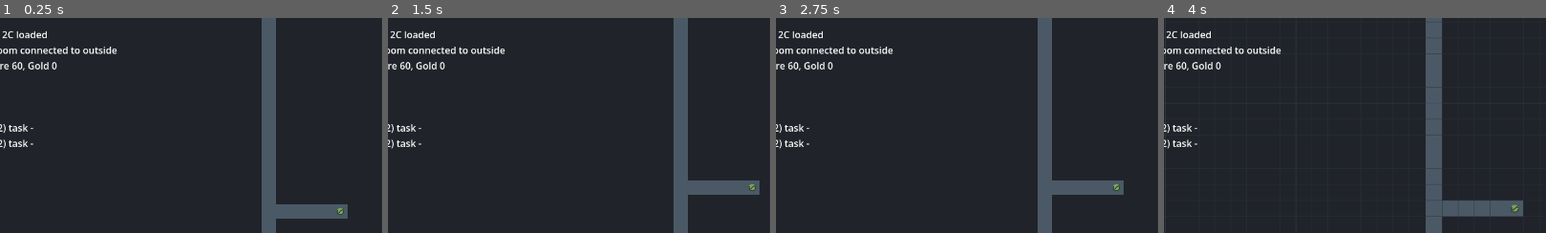
Above: before the commit, frames 1-4 (left to right).
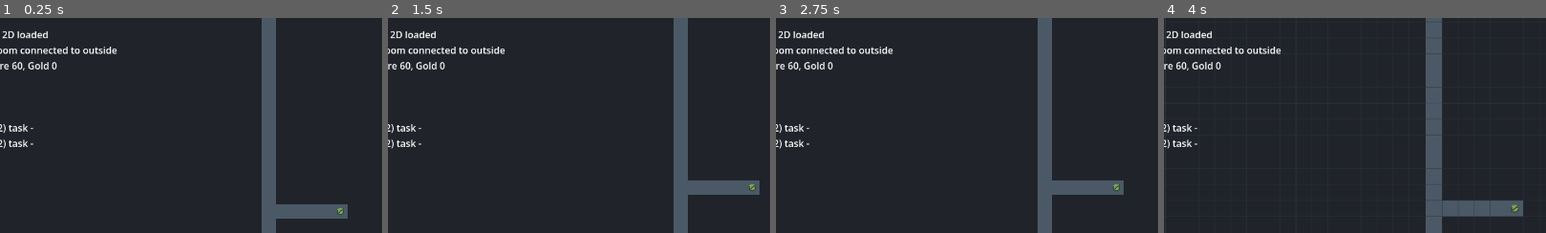
Above: after the commit, the same moments.

Repository: Servovicis/KrebelsKeep
Game: Godot game, scene res://scenes/main/Main.tscn
Two runs of this game, one before a commit and one after it. Both use one fixed random seed, a clock stepped at 60 frames per second and the inputs below.
Inputs (mouse positions are % of the whole screen's width and height, from its top left):
- Up to frame 1 (0.25 s): no input
- Up to frame 2 (1.5 s): tap Enter at 0.5 s; move the mouse to (72, 45) at 0.52 s; tap S (camera_down) at 0.6 s; tap H (tool_build_workshop) at 0.77 s; tap Space at 1.25 s; move the mouse to (30, 55) at 1.27 s; tap A (camera_left) at 1.35 s
- Up to frame 3 (2.75 s): tap H (tool_build_workshop) at 1.52 s; tap Enter at 2 s; move the mouse to (60, 28) at 2.02 s; tap D (camera_right) at 2.1 s
- Up to frame 4 (4 s): tap Space at 2.75 s; move the mouse to (45, 70) at 2.77 s; tap W (camera_up) at 2.85 s; tap H (tool_build_workshop) at 3.02, 3.77 s; tap Enter at 3.5 s; move the mouse to (80, 65) at 3.52 s; hold Mouse wheel up (camera_zoom_in) from 3.53 s (still down)
The pictures show only the part of the screen within x 16-66%, y 0-50%; the shares and areas given below are measured in that part.

The runs differ from the first frame. In frame 1, 0.2% of the frame differs, in the area x 2-13%, y 6-10%; in frame 2, 0.2%; in frame 3, 0.2%; in frame 4, 0.2%.

Commit message:
chore: clarify regenerating resource sources

Diff:
--- a/scenes/main/Main.tscn
+++ b/scenes/main/Main.tscn
@@ -17,4 +17,4 @@
 offset_top = 16.0
 offset_right = 720.0
 offset_bottom = 220.0
-text = "Krebel's Keep - Milestone 2B loaded"
+text = "Krebel's Keep - Milestone 2D loaded"
--- a/scripts/core/dungeon_map.gd
+++ b/scripts/core/dungeon_map.gd
@@ -21,6 +21,9 @@
 
 var size := Vector2i(WIDTH, HEIGHT)
 var tiles: Array[int] = []
+# These are permanent regenerating resource sources, despite the temporary
+# "node" API name. Future milestones should add current/max output and
+# regeneration rates instead of finite depletion.
 var resource_nodes: Array[int] = []
 var entrance_tiles: Array[Vector2i] = []
 var overlord_room: Rect2i = OVERLORD_ROOM
@@ -91,9 +94,9 @@
 func get_resource_node_display_name(position: Vector2i) -> String:
 	match get_resource_node(position):
 		ResourceNodeType.ORE:
-			return "OreNode"
+			return "Exposed Ore Source"
 		ResourceNodeType.ROOT:
-			return "RootNode"
+			return "Exposed Root Source"
 		_:
 			return ""
 
@@ -141,11 +144,17 @@
 
 
 func _place_fixed_resource_nodes() -> void:
+	# Milestone 2D exposes fixed test sources on floor so Mine/Lumberyard
+	# placement and prototype production are easy to validate. Later sources
+	# should usually be reached or exposed by digging instead of all starting
+	# pre-dug.
 	_carve_cardinal_path(Vector2i(64, 92), Vector2i(60, 92))
 	_carve_cardinal_path(Vector2i(64, 84), Vector2i(59, 84))
 	_carve_cardinal_path(Vector2i(64, 70), Vector2i(68, 70))
 	_carve_cardinal_path(Vector2i(64, 62), Vector2i(69, 62))
 
+	# Sources are permanent. Roots regrow through dungeon magic; ore-rich
+	# sources replenish as dungeon magic slowly replaces ore.
 	set_resource_node(Vector2i(60, 92), ResourceNodeType.ORE)
 	set_resource_node(Vector2i(59, 84), ResourceNodeType.ORE)
 	set_resource_node(Vector2i(68, 70), ResourceNodeType.ROOT)
--- a/scripts/core/main.gd
+++ b/scripts/core/main.gd
@@ -19,8 +19,8 @@
 const COLOR_BOUNDARY_WALL := Color("11151a")
 const COLOR_ENTRANCE := Color("c58b3d")
 const COLOR_OVERLORD_ROOM := Color("795d9a")
-const COLOR_ORE_NODE := Color("b9c3cf")
-const COLOR_ROOT_NODE := Color("7aa15f")
+const COLOR_ORE_SOURCE := Color("b9c3cf")
+const COLOR_ROOT_SOURCE := Color("7aa15f")
 const COLOR_GRID_MAJOR := Color("3b4652")
 const COLOR_GRID_MINOR := Color("2b333c")
 const COLOR_DIG_TASK := Color("d6b24a", 0.55)
@@ -38,6 +38,12 @@
 const COLOR_WORKER_BLOCKED := Color("d95f5f")
 const WORKER_SPEED_TILES_PER_SECOND := 4.0
 const DIG_WORK_REQUIRED := 2.0
+const CARDINAL_DIRECTIONS: Array[Vector2i] = [
+	Vector2i.UP,
+	Vector2i.RIGHT,
+	Vector2i.DOWN,
+	Vector2i.LEFT,
+]
 
 enum ToolMode {
 	SELECT,
@@ -76,7 +82,7 @@
 	access_valid = access_validator.is_overlord_room_connected(dungeon)
 	var access_message := "Access valid: Overlord room connected to outside" if access_valid else "Access invalid: Overlord room disconnected"
 
-	print("Krebel's Keep Milestone 2C loaded")
+	print("Krebel's Keep Milestone 2D loaded")
 	print(access_message)
 	_spawn_workers()
 	_update_debug_label()
@@ -159,7 +165,7 @@
 			var tile_position := Vector2i(x, y)
 			var tile_rect := Rect2(Vector2(tile_position * TILE_SIZE), Vector2(TILE_SIZE, TILE_SIZE))
 			draw_rect(tile_rect, _get_tile_color(tile_position), true)
-			_draw_resource_node(tile_position, tile_rect)
+			_draw_resource_source(tile_position, tile_rect)
 
 	for x in range(dungeon.size.x + 1):
 		var x_pos := x * TILE_SIZE
@@ -199,7 +205,7 @@
 		draw_circle(worker.world_position, TILE_SIZE * 0.28, Color("0b0f14"), false, 2.0)
 
 
-func _draw_resource_node(tile_position: Vector2i, tile_rect: Rect2) -> void:
+func _draw_resource_source(tile_position: Vector2i, tile_rect: Rect2) -> void:
 	match dungeon.get_resource_node(tile_position):
 		DungeonMapScript.ResourceNodeType.ORE:
 			var center := tile_rect.get_center()
@@ -210,11 +216,11 @@
 				center + Vector2(-8, 8),
 				center + Vector2(-10, -2),
 			])
-			draw_colored_polygon(points, COLOR_ORE_NODE)
+			draw_colored_polygon(points, COLOR_ORE_SOURCE)
 			draw_polyline(PackedVector2Array([points[0], points[1], points[2], points[3], points[4], points[0]]), Color("1a1d22"), 2.0)
 		DungeonMapScript.ResourceNodeType.ROOT:
 			var center := tile_rect.get_center()
-			draw_circle(center, TILE_SIZE * 0.24, COLOR_ROOT_NODE)
+			draw_circle(center, TILE_SIZE * 0.24, COLOR_ROOT_SOURCE)
 			draw_arc(center, TILE_SIZE * 0.22, -PI * 0.1, PI * 1.15, 12, Color("2f482b"), 2.0)
 			draw_line(center + Vector2(-8, 6), center + Vector2(8, -7), Color("2f482b"), 2.0)
 
@@ -265,7 +271,7 @@
 			worker_task_text,
 		])
 
-	debug_label.text = "Krebel's Keep Milestone 2C loaded\n%s\nResources: %s\nTool: %s\n%s\nTasks: %s\n%s\n%s" % [
+	debug_label.text = "Krebel's Keep Milestone 2D loaded\n%s\nResources: %s\nTool: %s\n%s\nTasks: %s\n%s\n%s" % [
 		access_message,
 		resource_manager.get_debug_text(),
 		_get_tool_name(active_tool),
@@ -470,6 +476,10 @@
 	if not definition.produces_resource:
 		return
 
+	# Temporary prototype: completed extractors passively produce resources.
+	# Future production should assign workers to travel between this building
+	# and a permanent regenerating source, gather from capped available output,
+	# return, and deposit Wood/Ore.
 	production_timers[tile_position] = 0.0
 
 
@@ -492,6 +502,9 @@
 		var timer := float(production_timers[tile_position]) + delta
 		while timer >= definition.production_interval:
 			timer -= definition.production_interval
+			# No source depletion or regeneration timer exists yet. Mine and
+			# Lumberyard output is intentionally uncapped until source max
+			# available output and regeneration rates are modeled.
 			resource_manager.add(definition.production_resource, definition.production_amount)
 			last_message = "%s produced +%d %s" % [
 				definition.display_name,
@@ -545,16 +558,26 @@
 		return "Invalid build: tile already has a construction task"
 	if _has_building_at(tile_position):
 		return "Invalid build: tile already has a building"
-	if definition.building_type == BuildingDefinitionScript.BuildingType.MINE_PLACEHOLDER and not dungeon.has_resource_node(tile_position, DungeonMapScript.ResourceNodeType.ORE):
-		return "Invalid placement: Mine requires Ore node"
-	if definition.building_type == BuildingDefinitionScript.BuildingType.LUMBERYARD_PLACEHOLDER and not dungeon.has_resource_node(tile_position, DungeonMapScript.ResourceNodeType.ROOT):
-		return "Invalid placement: Lumberyard requires Root/Timber node"
+	if dungeon.get_resource_node(tile_position) != DungeonMapScript.ResourceNodeType.NONE:
+		return "Invalid placement: source tile must remain open"
+	if definition.building_type == BuildingDefinitionScript.BuildingType.MINE_PLACEHOLDER and not _has_adjacent_resource_source(tile_position, DungeonMapScript.ResourceNodeType.ORE):
+		return "Invalid placement: Mine requires adjacent Ore source"
+	if definition.building_type == BuildingDefinitionScript.BuildingType.LUMBERYARD_PLACEHOLDER and not _has_adjacent_resource_source(tile_position, DungeonMapScript.ResourceNodeType.ROOT):
+		return "Invalid placement: Lumberyard requires adjacent Root source"
 	if not _would_preserve_outside_access(tile_position):
 		return "Invalid placement: would block outside access"
 	if not resource_manager.can_afford(definition.cost):
 		return "Invalid build: insufficient resources for %s" % definition.display_name
 
 	return ""
+
+
+func _has_adjacent_resource_source(tile_position: Vector2i, resource_node_type: int) -> bool:
+	for direction in CARDINAL_DIRECTIONS:
+		if dungeon.has_resource_node(tile_position + direction, resource_node_type):
+			return true
+
+	return false
 
 
 func _has_active_dig_task(tile_position: Vector2i) -> bool:
Not shown, changed: README.md
